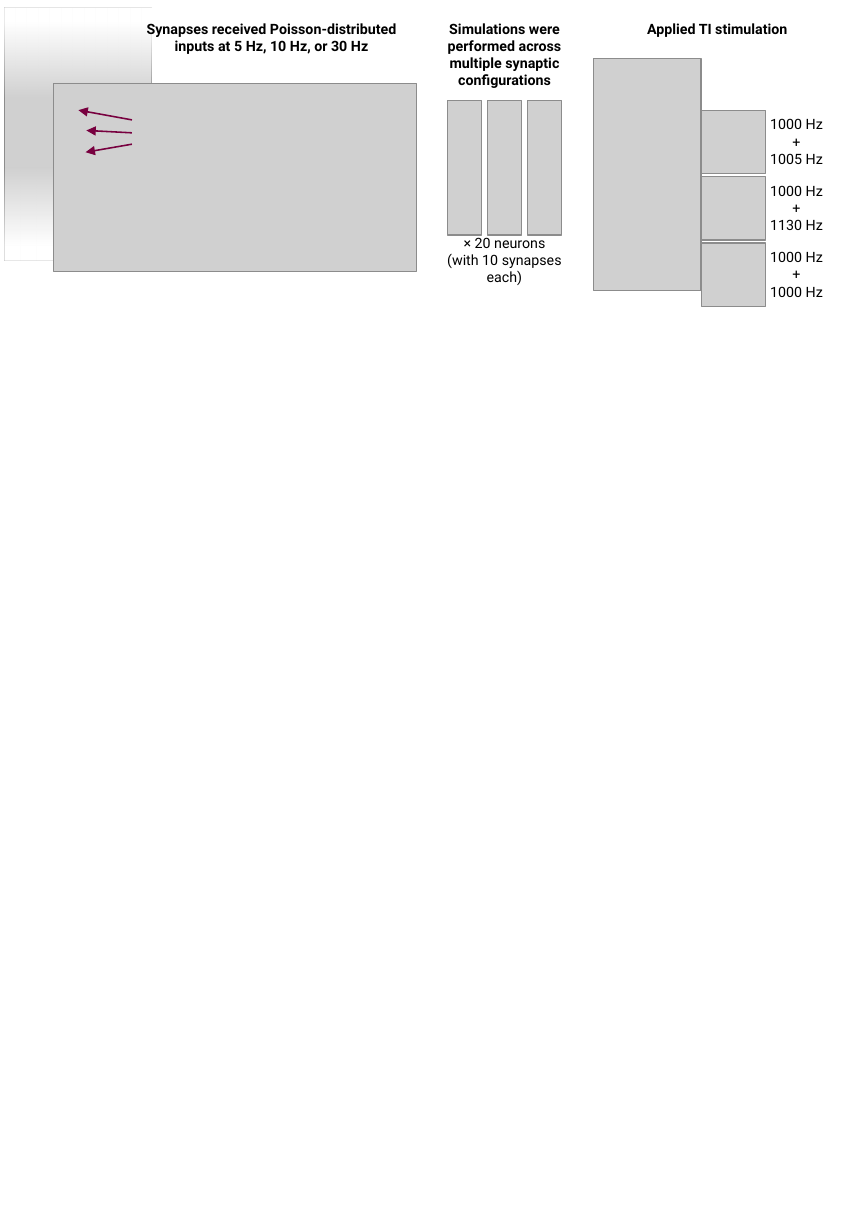
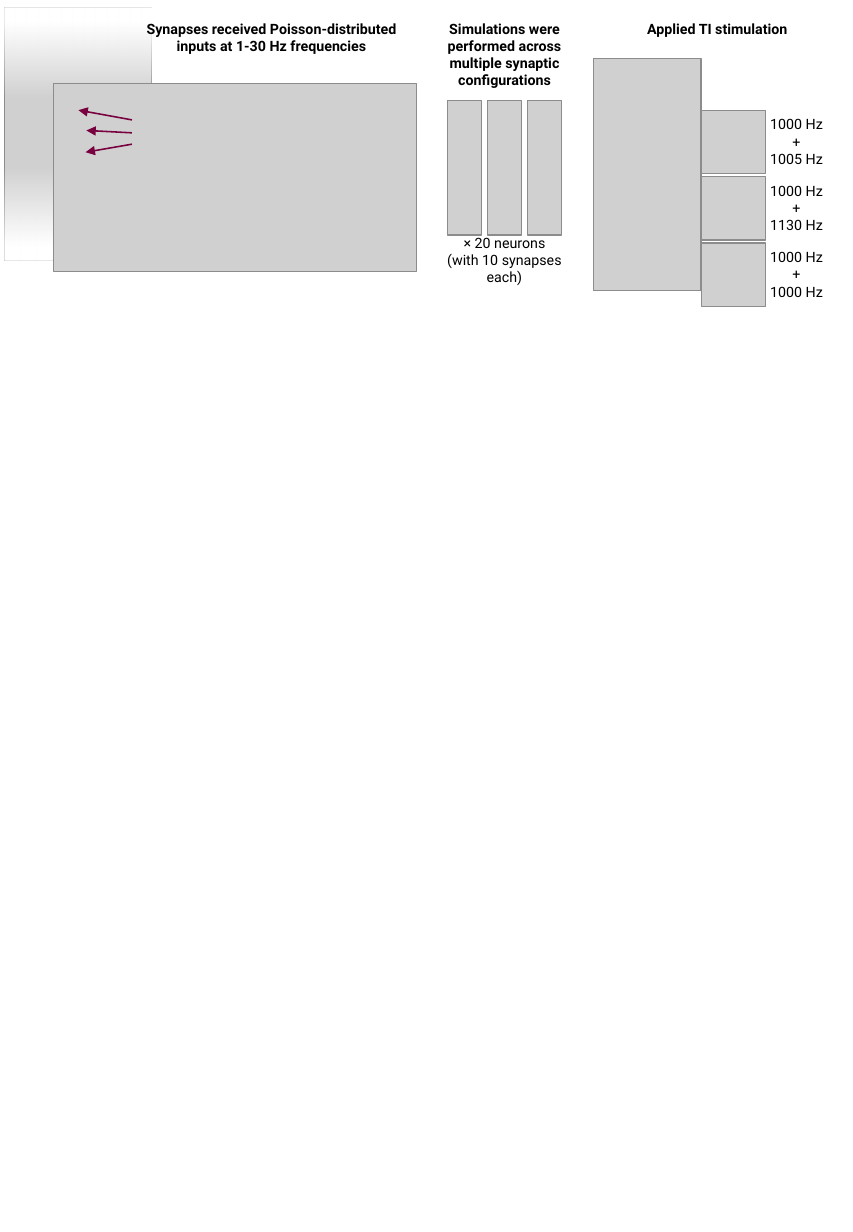
Before and after one commit to kerseviciute/temporal-interference, a slide deck: slide 10 of figures/Figures.pptx. Drawn at 853x1232 pixels with LibreOffice and Linux fonts; fonts in the diff are those of the drawing; grey boxes stand for pictures. Boxes give left, top, right and bottom in pixels: in the first picture for what was removed or moved away, otherwise in the second. Text is boxed around its words. In the diff, an @@ line names an element or a change of style, - is before the commit and + after.

Commit message:
Bernstein random Poisson plots.

```diff
--- a/figures/Figures.pptx
+++ b/figures/Figures.pptx
@@ text at (147, 23, 396, 54): text changed @@
-Synapses received Poisson-distributed inputs at 5 Hz, 10 Hz, or 30 Hz
+Synapses received Poisson-distributed inputs at 1-30 Hz frequencies
```
Also in this commit, not shown: 1 other file.
